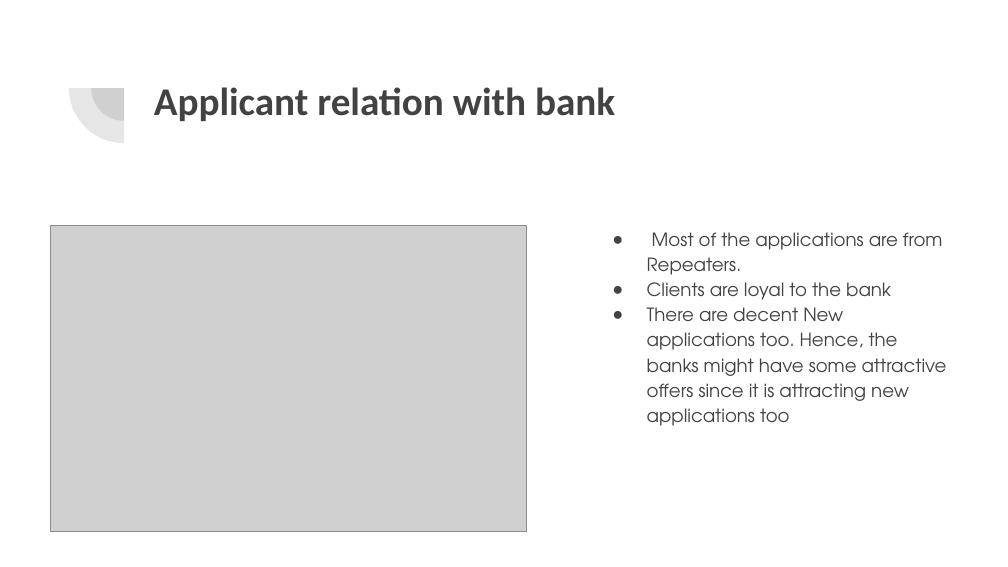
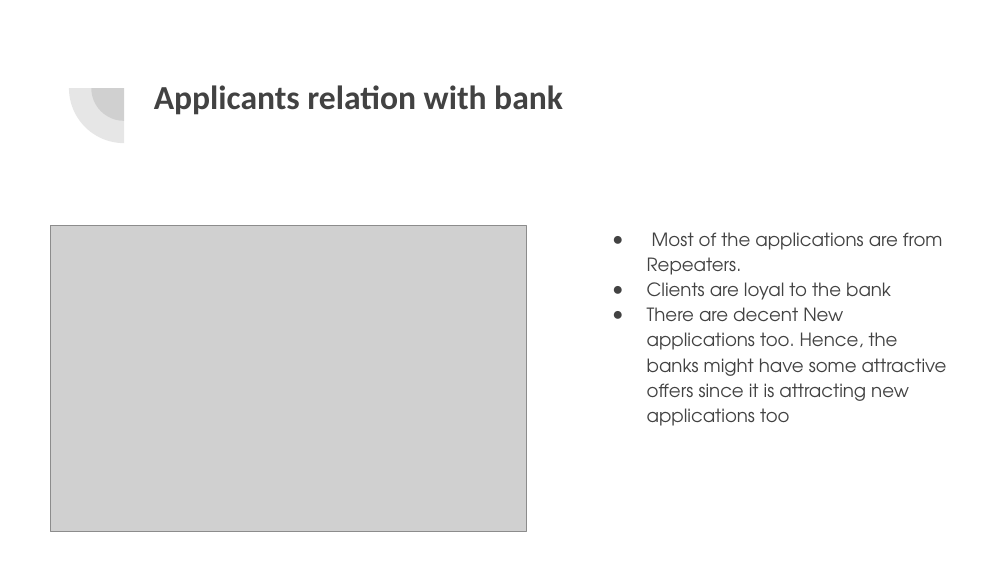
Before and after one commit to acamit/DataScience, a slide deck: slide 13 of Exploratory Data Analysis/Case Study/EDA Case Study -Bank Loan.pptx. Drawn at 1008x567 pixels with LibreOffice and Linux fonts; fonts in the diff are those of the drawing; grey boxes stand for pictures. Boxes give left, top, right and bottom in pixels: in the first picture for what was removed or moved away, otherwise in the second. Text is boxed around its words. In the diff, an @@ line names an element or a change of style, - is before the commit and + after.

```diff
--- a/Exploratory Data Analysis/Case Study/EDA Case Study -Bank Loan.pptx
+++ b/Exploratory Data Analysis/Case Study/EDA Case Study -Bank Loan.pptx
@@ title at bbox=[154, 85, 563, 115]: text changed; size 28 to 24 pt @@
-Applicant relation with bank
+Applicants relation with bank
```
Also in this commit, not shown: 12 other slides changed, 2 slides added, 1 other file.
